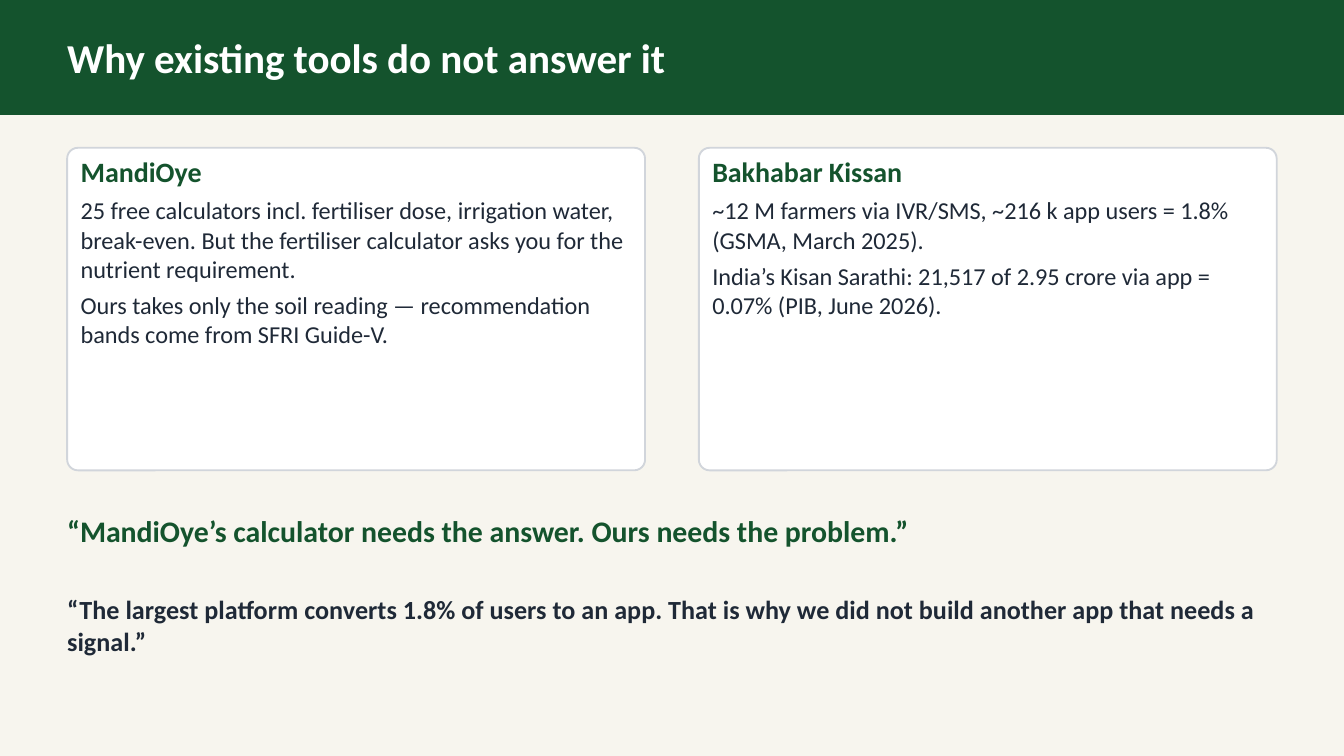
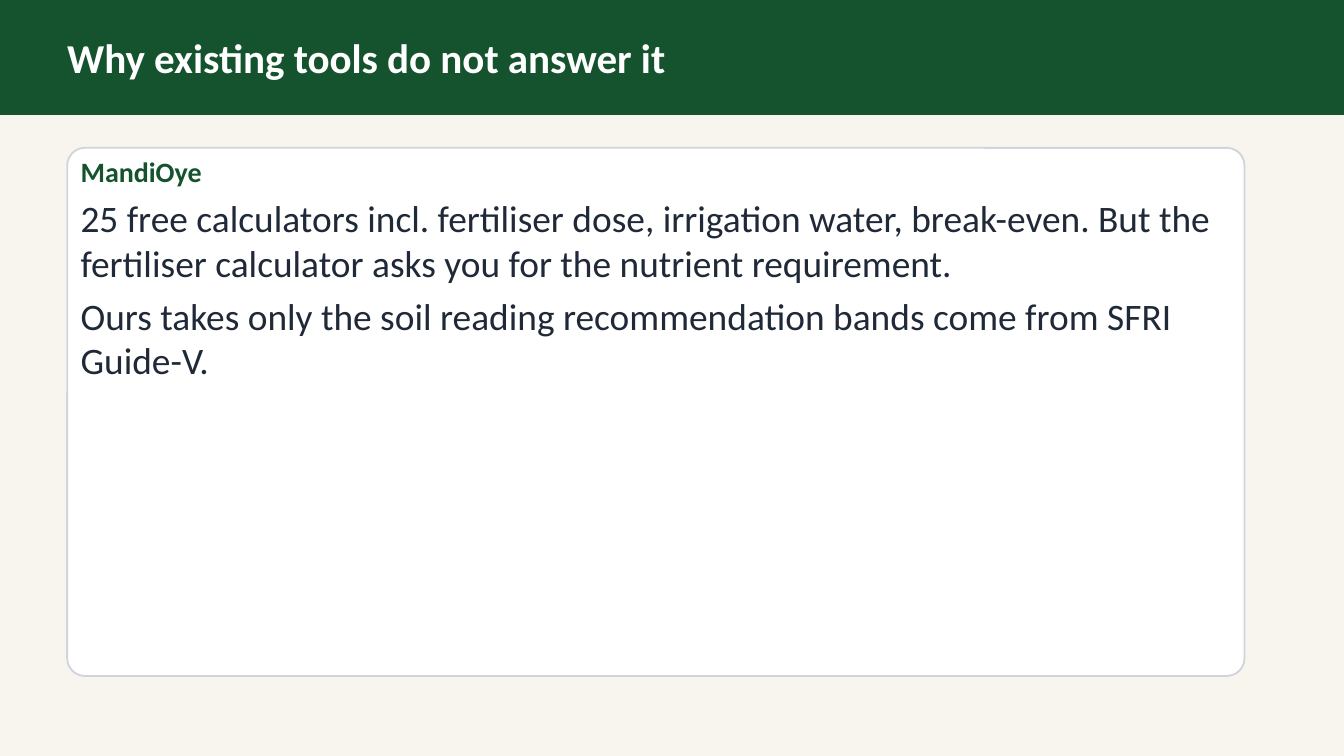
Before and after one commit to abdullahmunir139/my-fyp, a slide deck: slide 5 of deliverables/proposal/ppt/group_2_AgriPulse_Soil-Test_Driven_Farm_Planner.pptx (slide 7 before the commit). Drawn at 1344x756 pixels with LibreOffice and Linux fonts; fonts in the diff are those of the drawing. Boxes give left, top, right and bottom in pixels: in the first picture for what was removed or moved away, otherwise in the second. Text is boxed around its words. In the diff, an @@ line names an element or a change of style, - is before the commit and + after.

Commit message:
Update AgriPulse Soil-Test Driven Farm Planner documents: modify ODP, PDF, and PPTX files

```diff
--- a/deliverables/proposal/ppt/group_2_AgriPulse_Soil-Test_Driven_Farm_Planner.pptx
+++ b/deliverables/proposal/ppt/group_2_AgriPulse_Soil-Test_Driven_Farm_Planner.pptx
@@ rounded rectangle removed at (67,148,645,470) @@
@@ rounded rectangle added at (67,148,1245,676), fill #FFFFFF, outline #D1D5DB 0.99 pt @@
@@ rounded rectangle removed at (699,148,1277,470) @@
@@ text at (81,162,1210,283): size 13 to 20 pt in "25 free calculators incl. fertiliser dose, irrigation ..." @@
@@ text removed at (712,162,1228,317) @@
-Bakhabar Kissan
-~12 M farmers via IVR/SMS, ~216 k app users = 1.8% (GSMA, March 2025).
-India’s Kisan Sarathi: 21,517 of 2.95 crore via app = 0.07% (PIB, June 2026).
@@ text at (81,304,1171,375): text changed; size 13 to 20 pt @@
-Ours takes only the soil reading — recommendation bands come from SFRI Guide-V.
+Ours takes only the soil reading recommendation bands come from SFRI Guide-V.
@@ text removed at (67,520,908,547) @@
-“MandiOye’s calculator needs the answer. Ours needs the problem.”
@@ text removed at (67,600,1254,656) @@
-“The largest platform converts 1.8% of users to an app. That is why we did not build another app that needs a signal.”
```
Also in this commit, not shown: 9 other slides changed, 2 slides added, 8 slides removed, 2 other files.
